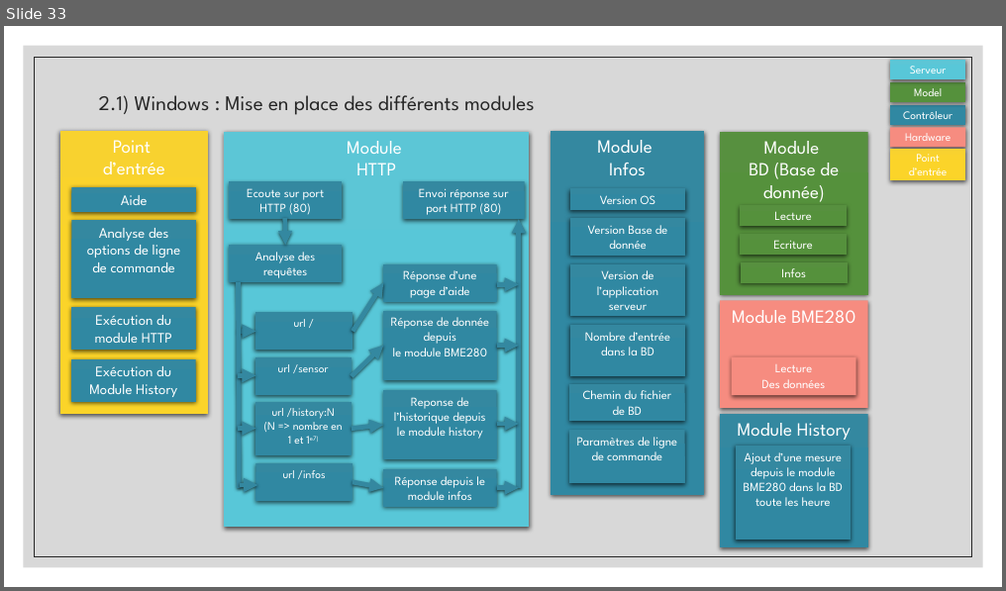
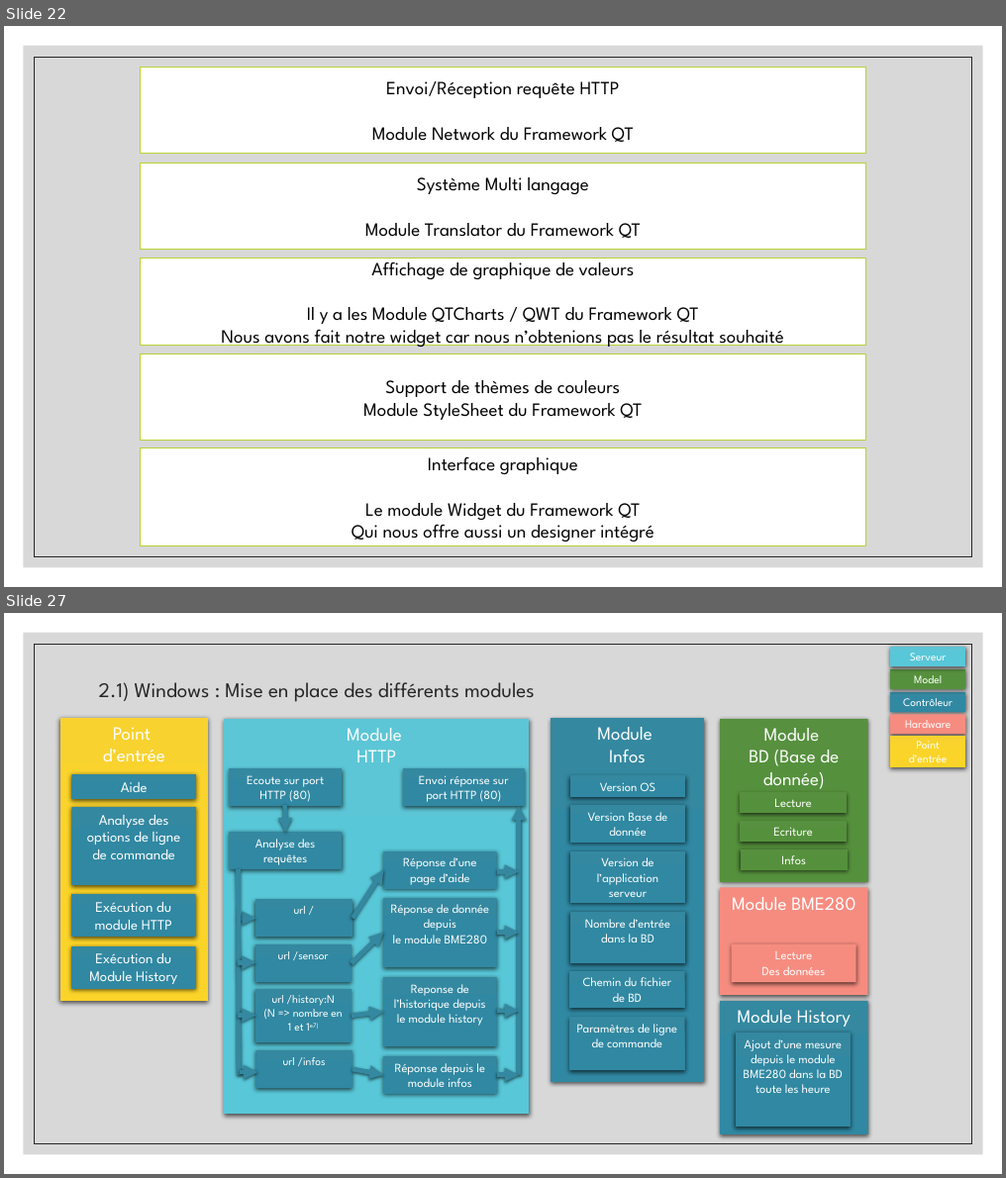
Before and after one commit to aiekick/ProjectStationMeteo, a slide deck: doc/StationMeteo_Soutenance_Stephane.pptx. Shown one above the other, each under a label of ours: slide 33 before the commit, slides 22 and 27 after it; the slides between them are not shown. The pictures are 1006x591 and 1006x1178 pixels, drawn with LibreOffice and Linux fonts; fonts in the diff are those of the drawing. Boxes give left, top, right and bottom in pixels: in the first picture for what was removed or moved away, otherwise in the second. Text is boxed around its words. In the diff, an @@ line names an element or a change of style, - is before the commit and + after.

```diff
--- a/doc/StationMeteo_Soutenance_Stephane.pptx
+++ b/doc/StationMeteo_Soutenance_Stephane.pptx
@@ slide 22 added at box(4, 26, 1002, 587), background #FFFFFF; not listed: 2 template elements that a slide beside it also shows @@
@@ rectangle added at box(141, 68, 865, 154), fill #FFFFFF, outline #B8D233 1 pt, 18 pt, text #000000 @@
+Envoi/Réception requête HTTP
+Module Network du Framework QT
@@ rectangle added at box(141, 163, 865, 250), fill #FFFFFF, outline #B8D233 1 pt, 18 pt, text #000000 @@
+Système Multi langage
+Module Translator du Framework QT
@@ rectangle added at box(141, 259, 865, 346), fill #FFFFFF, outline #B8D233 1 pt, 18 pt, text #000000 @@
+Affichage de graphique de valeurs
+Il y a les Module QTCharts / QWT du Framework QT
+Nous avons fait notre widget car nous n’obtenions pas le résultat souhaité
@@ rectangle added at box(141, 355, 865, 442), fill #FFFFFF, outline #B8D233 1 pt, 18 pt, text #000000 @@
+Support de thèmes de couleurs
+Module StyleSheet du Framework QT
@@ rectangle added at box(141, 448, 865, 547), fill #FFFFFF, outline #B8D233 1 pt, 18 pt, text #000000 @@
+Interface graphique
+Le module Widget du Framework QT
+Qui nous offre aussi un designer intégré
@@ what was slide 33 is now slide 27 @@
```
Also in this commit, not shown: 41 slides changed, 2 other slides added, 9 slides removed.
